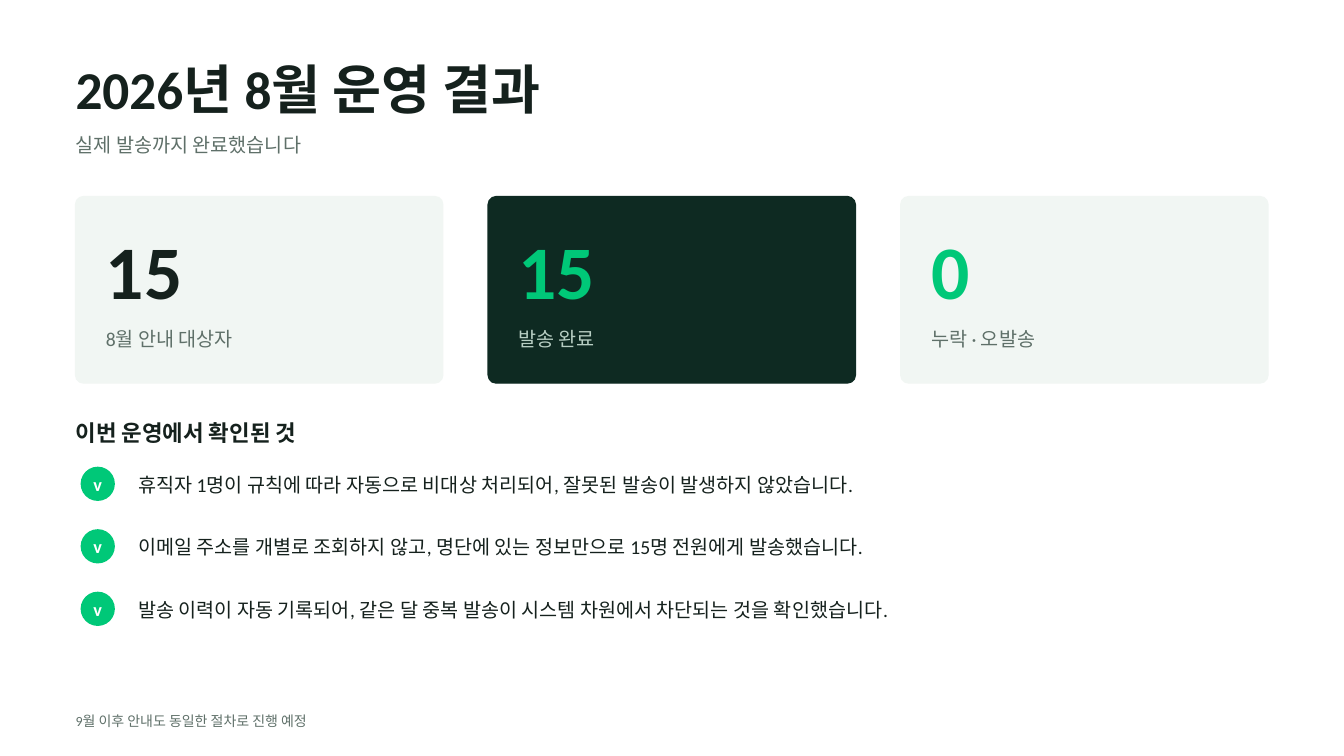
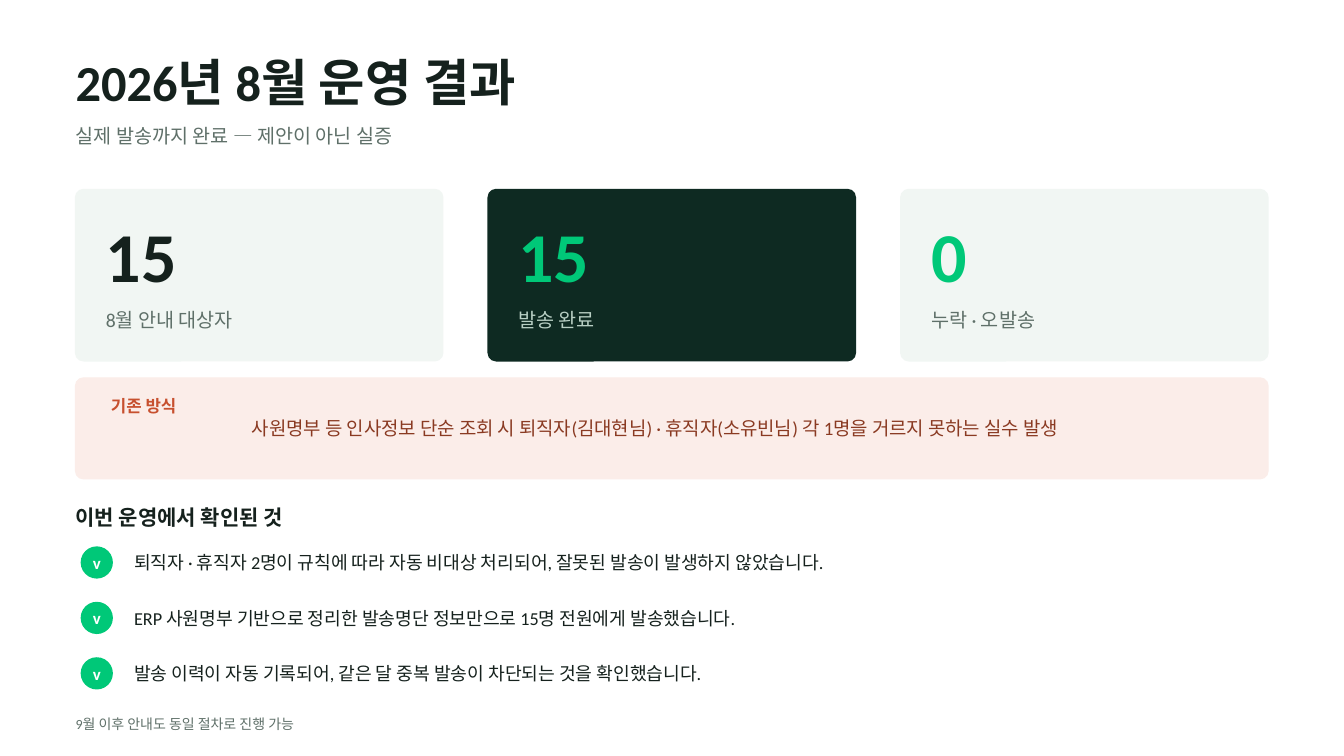
Before and after one commit to lightup971/-, a slide deck: slide 8 of bureung-automation/생일휴가_자동화_PT.pptx (slide 7 before the commit). Drawn at 1344x756 pixels with LibreOffice and Linux fonts; fonts in the diff are those of the drawing. Boxes give left, top, right and bottom in pixels: in the first picture for what was removed or moved away, otherwise in the second. Text is boxed around its words. In the diff, an @@ line names an element or a change of style, - is before the commit and + after.

```diff
--- a/bureung-automation/생일휴가_자동화_PT.pptx
+++ b/bureung-automation/생일휴가_자동화_PT.pptx
@@ text "2026년 8월 운영 결과" at (76,58,516,106): size 38 to 36 pt @@
@@ text at (76,127,392,145): text changed @@
-실제 발송까지 완료했습니다
+실제 발송까지 완료 — 제안이 아닌 실증
@@ rounded rectangle: place and size @@
-rounded rectangle at (76,197,443,383)
+rounded rectangle at (76,190,443,361)
@@ rounded rectangle: place and size @@
-rounded rectangle at (488,197,855,383)
+rounded rectangle at (488,190,855,361)
@@ proportions changed in 3 elements at (76,190,443,361), (488,190,855,361), (901,190,1268,361) @@
@@ rounded rectangle: place and size @@
-rounded rectangle at (901,197,1268,383)
+rounded rectangle at (901,190,1268,361)
@@ text "15": place and size @@
-text "15" at (106,250,183,300)
+text "15" at (106,236,177,283)
@@ text "15": place and size @@
-text "15" at (518,250,595,300)
+text "15" at (518,236,589,283)
@@ size 54 to 50 pt in 3 elements at (106,236,177,283), (518,236,589,283), (931,236,966,283) @@
@@ text "0": place and size @@
-text "0" at (931,249,969,300)
+text "0" at (931,236,966,283)
@@ 3 texts: place and size @@
-3 texts at (106,330,1035,348)
+3 texts at (106,311,1035,329)
@@ rounded rectangle added at (76,378,1268,479), fill #FBEDE9, outline #FBEDE9 1 pt @@
@@ text added at (111,398,177,414), 12 pt, text #C7502F, bold @@
+기존 방식
@@ text added at (252,419,1058,438), 13.5 pt, text #8A3A22 @@
+사원명부 등 인사정보 단순 조회 시 퇴직자(김대현님) · 휴직자(소유빈님) 각 1명을 거르지 못하는 실수 발생
@@ text "이번 운영에서 확인된 것": place and size @@
-text "이번 운영에서 확인된 것" at (76,422,297,443)
+text "이번 운영에서 확인된 것" at (76,507,283,527)
@@ text "이번 운영에서 확인된 것" at (76,507,283,527): size 16 to 15 pt @@
@@ text "v": place and size @@
-text "v" at (93,544,102,553)
+text "v" at (93,561,101,569)
@@ ellipse: place and size @@
-ellipse at (81,529,115,564)
+ellipse at (81,546,113,579)
@@ text at (134,554,823,571): text changed; size 14 to 13 pt @@
-휴직자 1명이 규칙에 따라 자동으로 비대상 처리되어, 잘못된 발송이 발생하지 않았습니다.
+퇴직자 · 휴직자 2명이 규칙에 따라 자동 비대상 처리되어, 잘못된 발송이 발생하지 않았습니다.
@@ text "v": place and size @@
-text "v" at (93,607,102,616)
+text "v" at (93,616,101,624)
@@ ellipse: place and size @@
-ellipse at (81,592,115,626)
+ellipse at (81,602,113,634)
@@ text at (134,610,735,627): text changed; size 14 to 13 pt @@
-이메일 주소를 개별로 조회하지 않고, 명단에 있는 정보만으로 15명 전원에게 발송했습니다.
+ERP 사원명부 기반으로 정리한 발송명단 정보만으로 15명 전원에게 발송했습니다.
@@ size 13 to 12 pt in 3 elements at (93,616,101,624), (93,561,101,569), (93,672,101,680) @@
@@ text "v": place and size @@
-text "v" at (93,482,102,491)
+text "v" at (93,672,101,680)
@@ ellipse: place and size @@
-ellipse at (81,467,115,501)
+ellipse at (81,657,113,690)
@@ text at (134,665,702,682): text changed; size 14 to 13 pt @@
-발송 이력이 자동 기록되어, 같은 달 중복 발송이 시스템 차원에서 차단되는 것을 확인했습니다.
+발송 이력이 자동 기록되어, 같은 달 중복 발송이 차단되는 것을 확인했습니다.
@@ text at (76,717,294,730): text changed @@
-9월 이후 안내도 동일한 절차로 진행 예정
+9월 이후 안내도 동일 절차로 진행 가능
```
Also in this commit, not shown: 7 other slides changed, 3 slides added, 2 slides removed, 1 other file.
